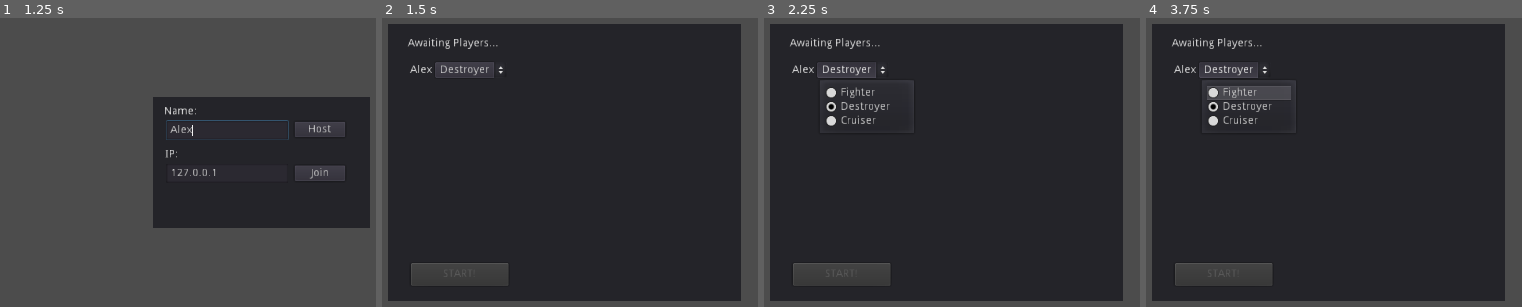
Above: before the commit, frames 1-4 (left to right).
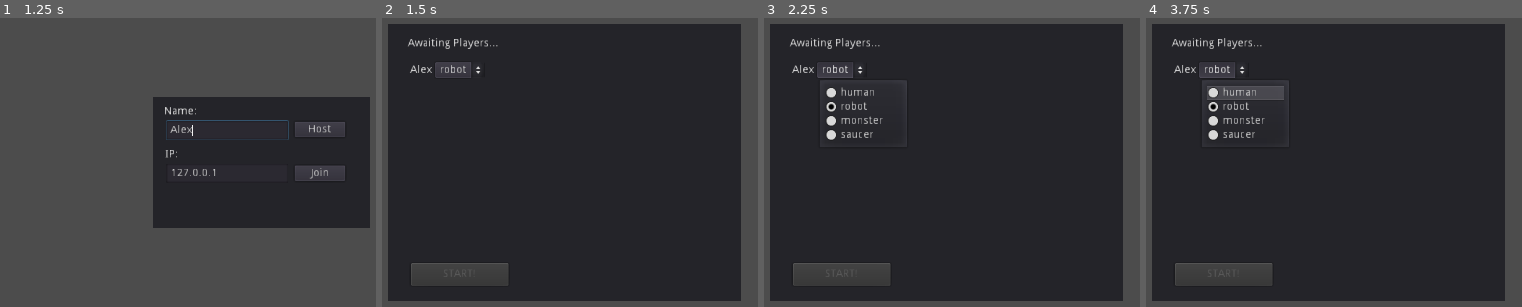
Above: after the commit, the same moments.

Repository: EamonnMR/orbital_fortress
Game: Godot game, scene res://lobby.tscn
Two runs of this game, one before a commit and one after it. Both use one fixed random seed, a clock stepped at 60 frames per second and the inputs below.
Inputs (mouse positions are in pixels of both pictures, inside the frame that each line leads up to):
- Up to frame 1 (1.25 s): click (225, 130) at 0.52 s; type "Alex" at 0.6 s
- Up to frame 2 (1.5 s): click "Host" at 1.25 s
- Up to frame 3 (2.25 s): click "Destroyer" (after the commit: "robot") at 2 s
- Up to frame 4 (3.75 s): tap Enter at 2.75 s; hold Right (move_right) 2.78-3.53 s; tap Space at 3.02, 3.5 s; hold Down (move_down) from 3.53 s (still down)

Frame 1 is identical in both runs. In frame 2, 0.4% of the frame differs, in the area x 15-33%, y 15-21%; in frame 3, 1.0%; in frame 4, 1.0%, in the area x 15-40%, y 15-43%.

Commit message:
More surt graphics, ship picking works
I'm a little wary of assuming that .values() gives us the keys in the right order.

Diff:
--- a/LobbyPlayer.gd
+++ b/LobbyPlayer.gd
@@ -6,9 +6,8 @@
 var player_id = null
 
 func _ready():
-	$ship_choice.add_item("Fighter")
-	$ship_choice.add_item("Destroyer")
-	$ship_choice.add_item("Cruiser")
+	for species in gamestate.player_types.values():
+		$ship_choice.add_item(species["name"])
 
 func set_attributes(attributes, is_bot):
 	print(attributes)
--- a/gamestate.gd
+++ b/gamestate.gd
@@ -7,6 +7,13 @@
 const MAX_PEERS = 12
 
 const HOST_ID = 1 # TODO: might simplify the code if we use 1 here, if 1 is always the ID of the server for RPC
+
+var player_types = {
+	0: {"name": "human", "scene": load("res://player_human_med.tscn")},
+	1: {"name": "robot", "scene": load("res://player_void_med.tscn")},
+	2: {"name": "monster", "scene": load("res://player_bio_med.tscn")},
+	3: {"name": "saucer", "scene": load("res://player_ufo_med.tscn")},
+}
 
 var player_name = "The Warrior"
 var world = null
@@ -123,7 +130,7 @@
 
 func spawn_player(id, position):
 	# TODO: Load a list of these, switch based on player id
-	var player_scene = load("res://player.tscn")
+	var player_scene = player_types[players[id]["ship_choice"]]["scene"]
 	# TODO: Instance differently based on players[p_id]["ship_choice"]
 	var player = player_scene.instance()
 
--- a/player.tscn
+++ b/player.tscn
@@ -1,25 +1,17 @@
-[gd_scene load_steps=6 format=2]
+[gd_scene load_steps=5 format=2]
 
 [ext_resource path="res://player.gd" type="Script" id=1]
-[ext_resource path="res://kestrel_33x50_surt.png" type="Texture" id=2]
 [ext_resource path="res://montserrat.otf" type="DynamicFontData" id=3]
 
-[sub_resource type="DynamicFont" id=2]
+[sub_resource type="DynamicFont" id=1]
 size = 14
 font_data = ExtResource( 3 )
 
-[sub_resource type="CircleShape2D" id=1]
-radius = 20.0
+[sub_resource type="CircleShape2D" id=2]
+radius = 19.4841
 
 [node name="player" type="KinematicBody2D"]
 script = ExtResource( 1 )
-
-[node name="sprite" type="Sprite" parent="."]
-position = Vector2( 0.0750351, 6.23615 )
-texture = ExtResource( 2 )
-offset = Vector2( -0.0750351, -6.23615 )
-vframes = 2
-hframes = 6
 
 [node name="label" type="Label" parent="."]
 margin_left = -82.0
@@ -43,5 +35,7 @@
 autostart = true
 
 [node name="shape" type="CollisionShape2D" parent="."]
-shape = SubResource( 1 )
+shape = SubResource( 2 )
+
+[node name="sprite" type="Node2D" parent="."]
 [connection signal="timeout" from="reload_timer" to="." method="_on_reload_timer_timeout"]
--- /dev/null
+++ b/player_bio_med.gd
@@ -0,0 +1,16 @@
+extends "res://player.gd"
+
+
+# Declare member variables here. Examples:
+# var a = 2
+# var b = "text"
+
+
+# Called when the node enters the scene tree for the first time.
+func _ready():
+	pass # Replace with function body.
+
+
+# Called every frame. 'delta' is the elapsed time since the previous frame.
+#func _process(delta):
+#	pass
--- /dev/null
+++ b/player_bio_med.tscn
@@ -0,0 +1,11 @@
+[gd_scene load_steps=4 format=2]
+
+[ext_resource path="res://player.tscn" type="PackedScene" id=1]
+[ext_resource path="res://player_bio_med.gd" type="Script" id=2]
+[ext_resource path="res://player_bio_med.png" type="Texture" id=3]
+
+[node name="player" instance=ExtResource( 1 )]
+script = ExtResource( 2 )
+
+[node name="Sprite" type="Sprite" parent="sprite" index="0"]
+texture = ExtResource( 3 )
--- /dev/null
+++ b/player_human_med.gd
@@ -0,0 +1 @@
+extends "res://player.gd"
--- /dev/null
+++ b/player_human_med.tscn
@@ -0,0 +1,16 @@
+[gd_scene load_steps=4 format=2]
+
+[ext_resource path="res://player.tscn" type="PackedScene" id=1]
+[ext_resource path="res://player_human_med.gd" type="Script" id=2]
+[ext_resource path="res://kestrel_33x50_surt.png" type="Texture" id=3]
+
+[node name="player" instance=ExtResource( 1 )]
+script = ExtResource( 2 )
+
+[node name="shape" parent="." index="3"]
+position = Vector2( 0, -0.340561 )
+
+[node name="Sprite" type="Sprite" parent="sprite" index="0"]
+texture = ExtResource( 3 )
+vframes = 2
+hframes = 6
--- /dev/null
+++ b/player_ufo_med.gd
@@ -0,0 +1 @@
+extends "res://player.gd"
--- /dev/null
+++ b/player_ufo_med.tscn
@@ -0,0 +1,11 @@
+[gd_scene load_steps=4 format=2]
+
+[ext_resource path="res://player.tscn" type="PackedScene" id=1]
+[ext_resource path="res://med_saucer.png" type="Texture" id=2]
+[ext_resource path="res://player_ufo_med.gd" type="Script" id=3]
+
+[node name="player" instance=ExtResource( 1 )]
+script = ExtResource( 3 )
+
+[node name="Sprite" type="Sprite" parent="sprite" index="0"]
+texture = ExtResource( 2 )
--- /dev/null
+++ b/player_void_med.gd
@@ -0,0 +1 @@
+extends "res://player.gd"
--- /dev/null
+++ b/player_void_med.tscn
@@ -0,0 +1,11 @@
+[gd_scene load_steps=4 format=2]
+
+[ext_resource path="res://player.tscn" type="PackedScene" id=1]
+[ext_resource path="res://player_void_med.gd" type="Script" id=2]
+[ext_resource path="res://void_med_32x54.png" type="Texture" id=3]
+
+[node name="player" instance=ExtResource( 1 )]
+script = ExtResource( 2 )
+
+[node name="Sprite" type="Sprite" parent="sprite" index="0"]
+texture = ExtResource( 3 )
Binary file added: med_saucer.png
Not shown, added: med_saucer.png.import
Not shown: 1 places in player.tscn that only renumber resources
Binary file added: player_bio_med.png
Not shown, added: player_bio_med.png.import
Binary file added: void_med_32x54.png
Not shown, added: void_med_32x54.png.import
